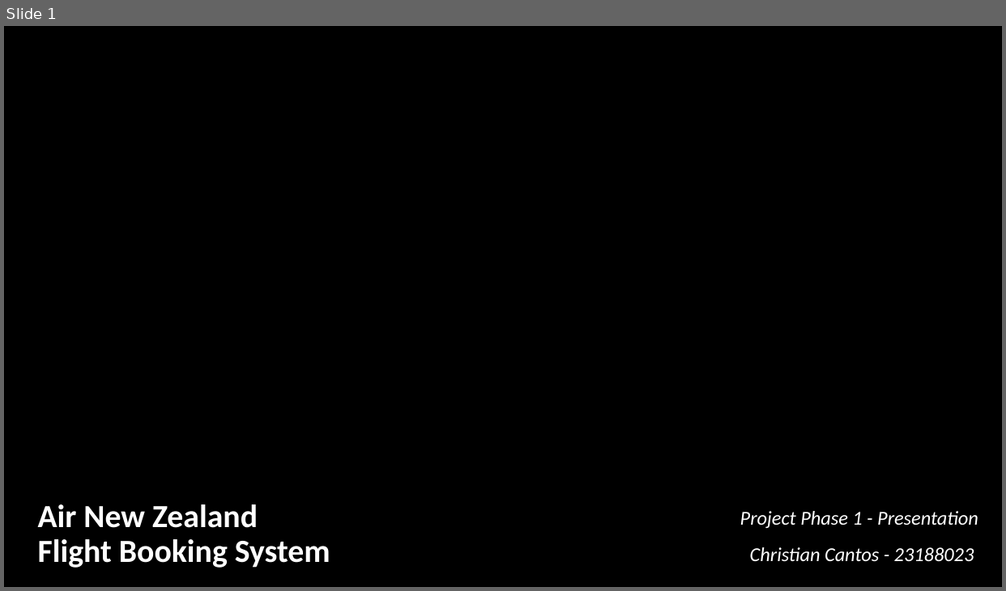
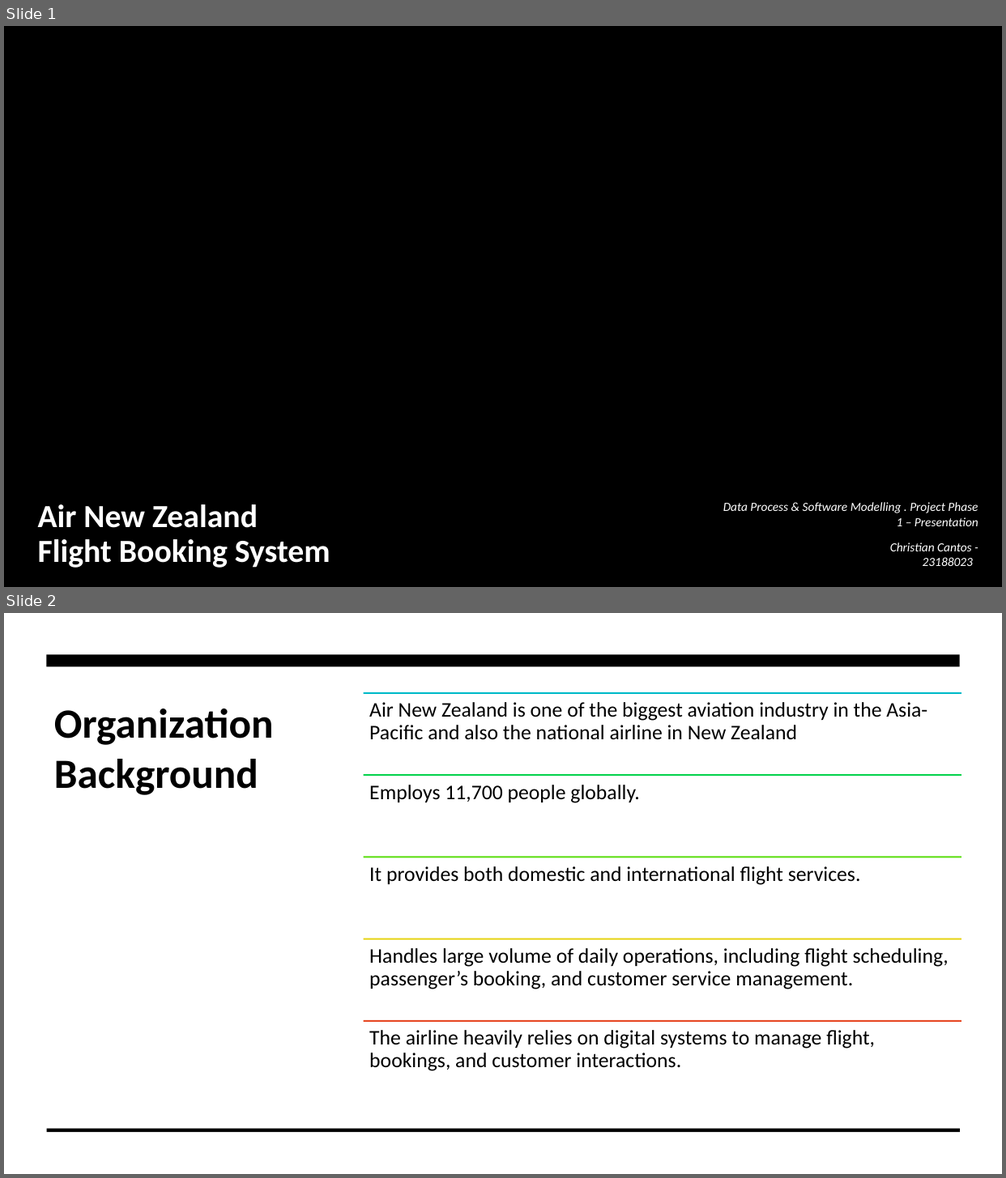
Before and after one commit to Ianieee36/ENSE706_Project, a slide deck: FBS_Presentation.pptx. Shown one above the other, each under a label of ours: slide 1 before the commit, slides 1 and 2 after it. The pictures are 1006x591 and 1006x1178 pixels, drawn with LibreOffice and Linux fonts; fonts in the diff are those of the drawing; background and template pictures are left out. Boxes give left, top, right and bottom in pixels: in the first picture for what was removed or moved away, otherwise in the second. Text is boxed around its words. In the diff, an @@ line names an element or a change of style, - is before the commit and + after.

```diff
--- a/FBS_Presentation.pptx
+++ b/FBS_Presentation.pptx
@@ slide 2 added at (4, 613, 1002, 1174), background #FFFFFF @@
@@ rectangle added at (4, 613, 1002, 1174), fill #FFFFFF @@
@@ rectangle added at (47, 655, 960, 667), fill #000000 @@
@@ title added at (54, 709, 274, 795), 40 pt, text #000000, bold @@
+Organization Background
@@ group added at (364, 693, 961, 1071): 5 lines, 5 texts @@
+Air New Zealand is one of the biggest aviation industry in the Asia-Pacific and also the national airline in New Zealand
+Employs 11,700 people globally.
+It provides both domestic and international flight services.
+Handles large volume of daily operations, including flight scheduling, passenger’s booking, and customer service management.
+The airline heavily relies on digital systems to manage flight, bookings, and customer interactions.
@@ rectangle added at (47, 1129, 960, 1132), fill #000000 @@
@@ slide 1 changed as well @@
@@ subtitle at (723, 502, 978, 527): text changed; size 19 to 12 pt @@
-Project Phase 1 - Presentation
+Data Process & Software Modelling . Project Phase 1 – Presentation
@@ subtitle at (890, 543, 973, 566): size 19 to 12 pt in "Christian Cantos - 23188023"; line spacing 1.1 to 1 @@
```
Also in this commit, not shown: 3 other slides changed, 4 other slides added, 3 slides removed, 1 other file.
